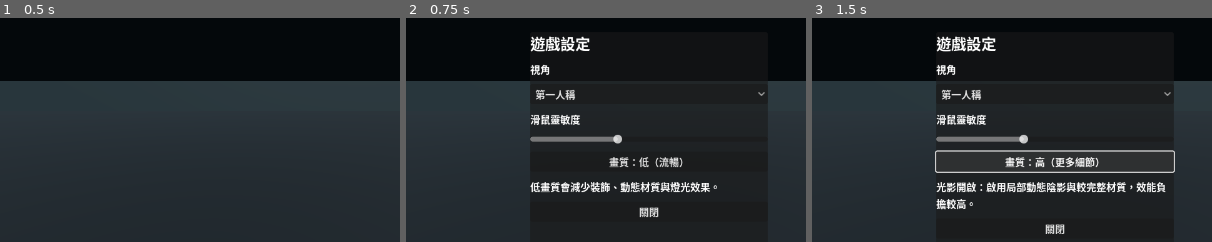
Above: before the commit, frames 1-3 (left to right).
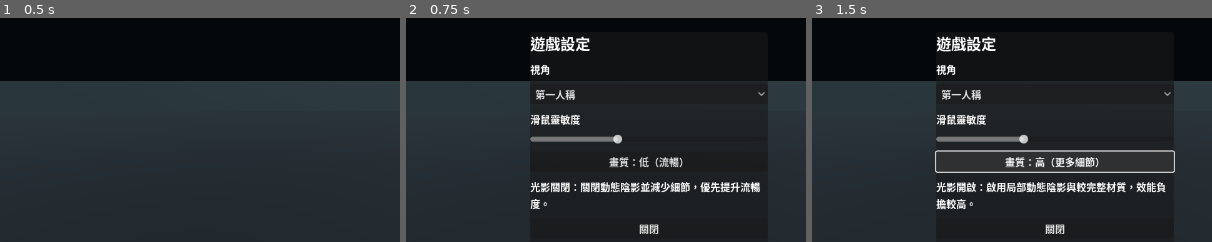
Above: after the commit, the same moments.

Repository: qaqp980520-prog/2126-Survival
Game: Godot game, scene res://prototypes/BackroomsPortalPlayground.tscn
The game is run twice, just before and just after one commit, with the same random seed, the same clock (stepped at 60 frames per second) and the same inputs.
Inputs:
- Up to frame 1 (0.5 s): no input
- Up to frame 2 (0.75 s): click "設定" at 0.5 s
- Up to frame 3 (1.5 s): click "畫質：低（流暢）" at 1.25 s
The pictures show only the part of the screen within x 20-70%, y 20-70%; the shares and areas given below are measured in that part.

Frame 1 is identical in both runs. In frame 2, 2.3% of the frame differs, in the area x 31-89%, y 73-97%; in frame 3, nothing differs.

Commit message:
Run 11: persist camera and quality settings on latest automatic-flicker main

Diff:
--- a/prototypes/BackroomsPortalPlayground.gd
+++ b/prototypes/BackroomsPortalPlayground.gd
@@ -4,6 +4,7 @@
 const PortalScene = preload("res://systems/BackroomsPortalVisual.tscn")
 const BridgeScript = preload("res://systems/SurvivalWorldBridge.gd")
 const SaveAdapter = preload("res://systems/SurvivalInventorySaveAdapter.gd")
+const SettingsProfile = preload("res://systems/BackroomsSettingsProfile.gd")
 const WORLD_BOUNDS := Rect2(-30.0, -30.0, 60.0, 60.0)
 const WORLD_SEED: int = 20261026
 const SAFE_DISTANCE: float = 7.0
@@ -36,8 +37,14 @@
 var _settings_panel: PanelContainer
 var _settings_button: Button
 var _settings_status: Label
+var _settings_path: String = SettingsProfile.DEFAULT_PATH
+var _settings: Dictionary = {}
 
 func _ready() -> void:
+    _settings = SettingsProfile.load_settings(_settings_path)
+    _high_graphics = bool(_settings.get("high_graphics", false))
+    player.set_camera_mode(int(_settings.get("camera_mode", 0)) == 1)
+    player.set_mouse_sensitivity(float(_settings.get("mouse_sensitivity", 2.5)) * 0.001)
     _configure_display()
     if DisplayServer.get_name() != "headless":
         _build_player_visual()
@@ -87,7 +94,7 @@
     var camera_option := OptionButton.new()
     camera_option.add_item("第一人稱", 0)
     camera_option.add_item("第三人稱", 1)
-    camera_option.select(0)
+    camera_option.select(int(_settings.get("camera_mode", 0)))
     camera_option.item_selected.connect(_on_camera_setting_changed)
     layout.add_child(camera_option)
 
@@ -99,18 +106,18 @@
     sensitivity_slider.min_value = 0.5
     sensitivity_slider.max_value = 6.0
     sensitivity_slider.step = 0.1
-    sensitivity_slider.value = 2.5
+    sensitivity_slider.value = float(_settings.get("mouse_sensitivity", 2.5))
     sensitivity_slider.value_changed.connect(_on_sensitivity_changed)
     layout.add_child(sensitivity_slider)
 
     var graphics_button := Button.new()
     graphics_button.name = "GraphicsButton"
-    graphics_button.text = "畫質：低（流暢）"
+    graphics_button.text = "畫質：高（更多細節）" if _high_graphics else "畫質：低（流暢）"
     graphics_button.pressed.connect(_toggle_graphics_quality)
     layout.add_child(graphics_button)
 
     _settings_status = Label.new()
-    _settings_status.text = "低畫質會減少裝飾、動態材質與燈光效果。"
+    _settings_status.text = "光影開啟：啟用局部動態陰影與較完整材質，效能負擔較高。" if _high_graphics else "光影關閉：關閉動態陰影並減少細節，優先提升流暢度。"
     _settings_status.autowrap_mode = TextServer.AUTOWRAP_WORD_SMART
     layout.add_child(_settings_status)
     var close_button := Button.new()
@@ -126,24 +133,40 @@
             Input.mouse_mode = Input.MOUSE_MODE_VISIBLE
 
 func _on_camera_setting_changed(index: int) -> void:
-    player.set_camera_mode(index == 1)
+    var selected_mode: int = 1 if index == 1 else 0
+    _settings["camera_mode"] = selected_mode
+    player.set_camera_mode(selected_mode == 1)
+    _save_settings()
 
 func _on_sensitivity_changed(value: float) -> void:
-    player.set_mouse_sensitivity(value * 0.001)
+    var selected_sensitivity: float = clampf(value, 0.5, 6.0)
+    _settings["mouse_sensitivity"] = selected_sensitivity
+    player.set_mouse_sensitivity(selected_sensitivity * 0.001)
+    _save_settings()
+
+func _save_settings() -> void:
+    if not SettingsProfile.save_settings(_settings, _settings_path) and _settings_status != null:
+        _settings_status.text = "設定儲存失敗；目前值只在本次執行有效。"
 
 func _toggle_graphics_quality() -> void:
     _high_graphics = not _high_graphics
+    _settings["high_graphics"] = _high_graphics
     var button := _settings_panel.find_child("GraphicsButton", true, false) as Button
     if button != null:
         button.text = "畫質：高（更多細節）" if _high_graphics else "畫質：低（流暢）"
     _rebuild_maze_for_settings()
     if _settings_status != null:
         _settings_status.text = "光影開啟：啟用局部動態陰影與較完整材質，效能負擔較高。" if _high_graphics else "光影關閉：關閉動態陰影並減少細節，優先提升流暢度。"
+    _save_settings()
 
 func _rebuild_maze_for_settings() -> void:
     if in_backrooms and backrooms_room != null and is_instance_valid(backrooms_room):
-        for cell_node in _loaded_cells.values():
-            if is_instance_valid(cell_node):
+        for cell_value in _loaded_cells.values():
+            var cell_node := cell_value as Node
+            if cell_node != null and is_instance_valid(cell_node):
+                var cell_parent: Node = cell_node.get_parent()
+                if cell_parent != null:
+                    cell_parent.remove_child(cell_node)
                 cell_node.queue_free()
         _loaded_cells.clear()
         _flicker_lights.clear()
@@ -525,7 +548,8 @@
     var material := ShaderMaterial.new()
     material.shader = shader
     material.set_shader_parameter("base_color", _cell_material_floor.albedo_color if is_floor else _cell_material_wall.albedo_color)
-    material.set_shader_parameter("seed_offset", float(abs(seed_cell.x * 31 + seed_cell.y * 17)))
+    if not is_floor:
+        material.set_shader_parameter("seed_offset", float(abs(seed_cell.x * 31 + seed_cell.y * 17)))
     return material
 
 func _add_carpet_texture(parent: Node3D) -> void:
